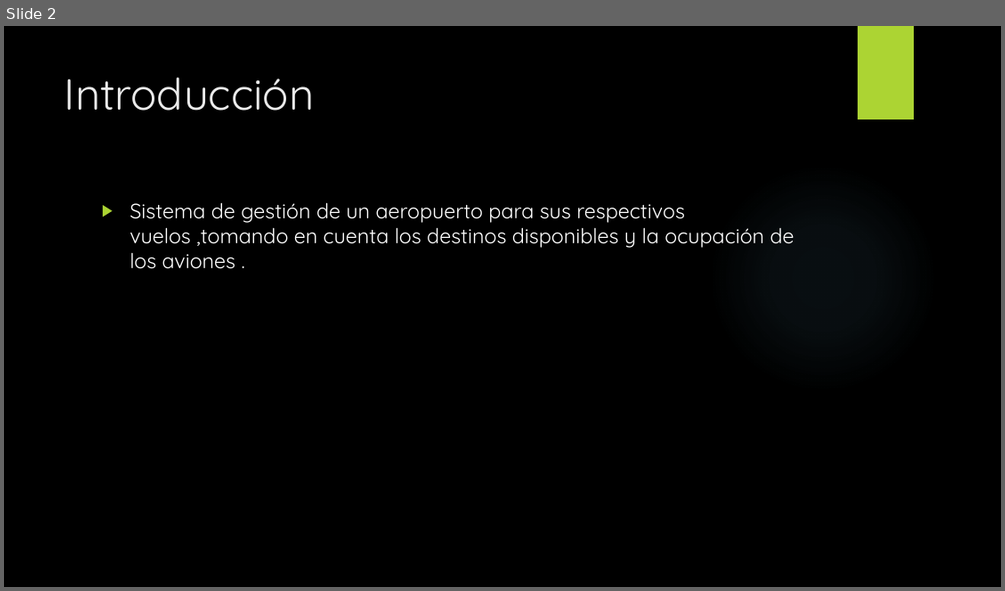
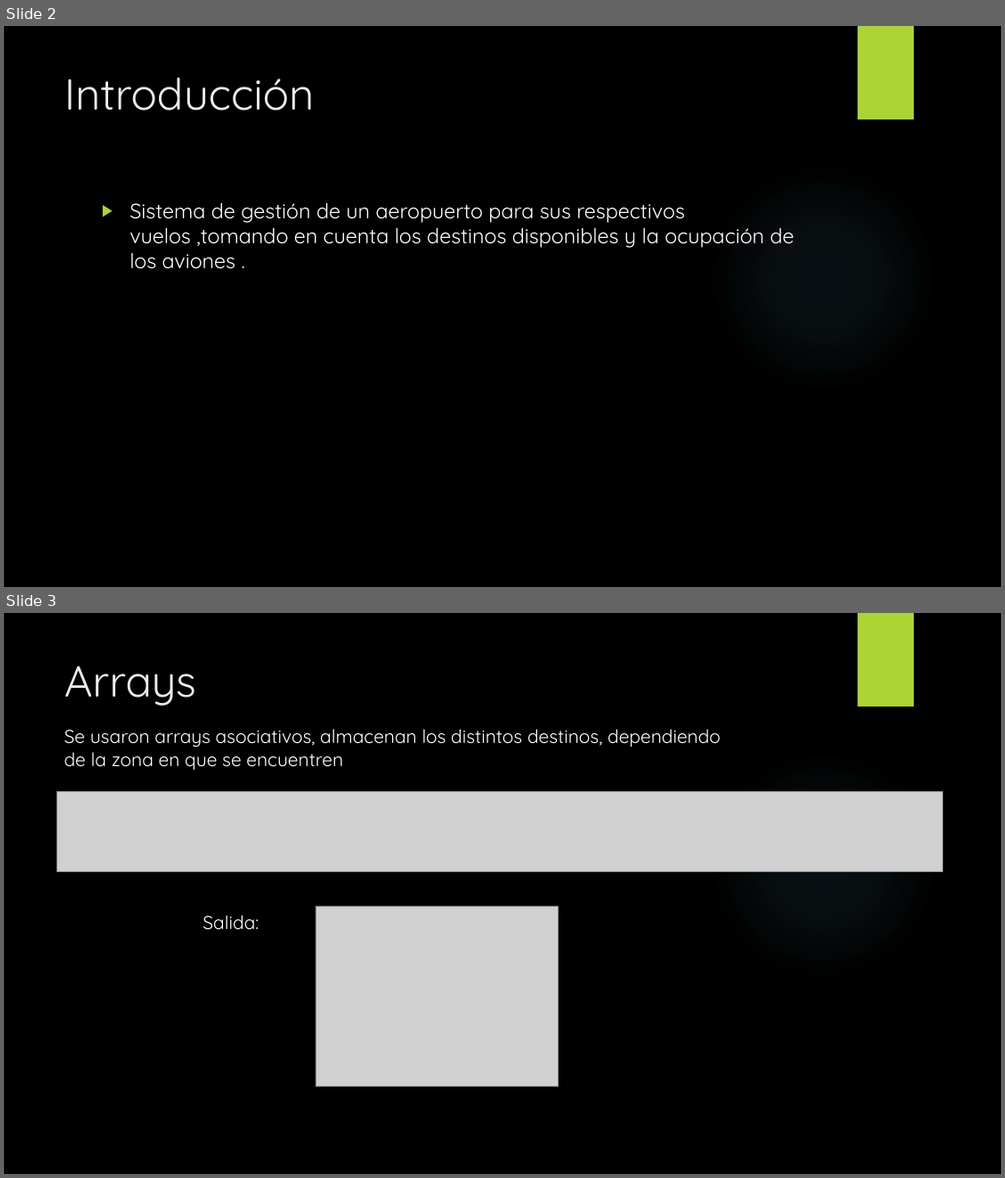
Before and after one commit to Arnold-R-T/Tercer-Corte, a slide deck: Taller Final/Taller Final Aeropuerto, Arnold Edward.pptx. Shown one above the other, each under a label of ours: slide 2 before the commit, slides 2 and 3 after it. The pictures are 1005x591 and 1005x1178 pixels, drawn with LibreOffice and Linux fonts; fonts in the diff are those of the drawing; grey boxes stand for pictures; background and template pictures are left out. Boxes give left, top, right and bottom in pixels: in the first picture for what was removed or moved away, otherwise in the second. Text is boxed around its words. In the diff, an @@ line names an element or a change of style, - is before the commit and + after.

```diff
--- a/Taller Final/Taller Final Aeropuerto, Arnold Edward.pptx
+++ b/Taller Final/Taller Final Aeropuerto, Arnold Edward.pptx
@@ slide 3 added at [4,613,1001,1174], background picture (left out); not listed: 2 template elements that a slide beside it also shows @@
@@ title added at [65,666,196,706], 42 pt, text #EBEBEB @@
+Arrays
@@ text added at [65,729,720,770], 18 pt, text #FFFFFF @@
+Se usaron arrays asociativos, almacenan los distintos destinos, dependiendo
+de la zona en que se encuentren
@@ picture added at [57,792,943,872] @@
@@ picture added at [316,906,558,1087] @@
@@ text added at [202,915,259,930], 18 pt, text #FFFFFF @@
+Salida:
```
Also in this commit, not shown: 6 slides changed, 1 other slide added, 3 slides removed.
